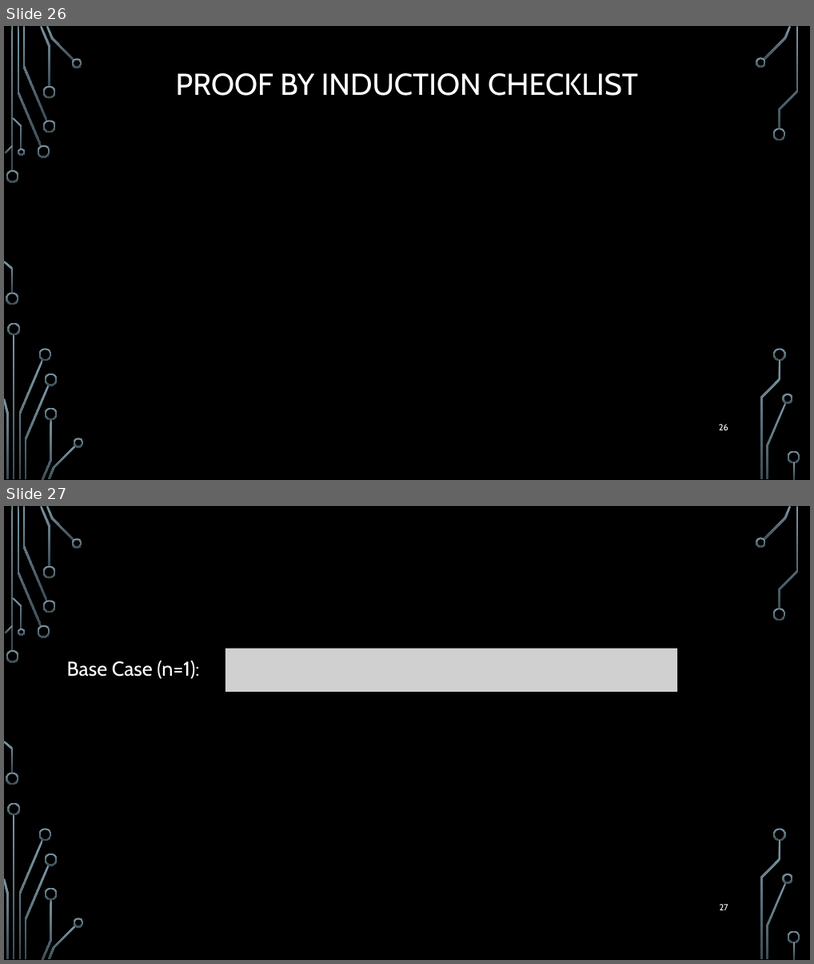
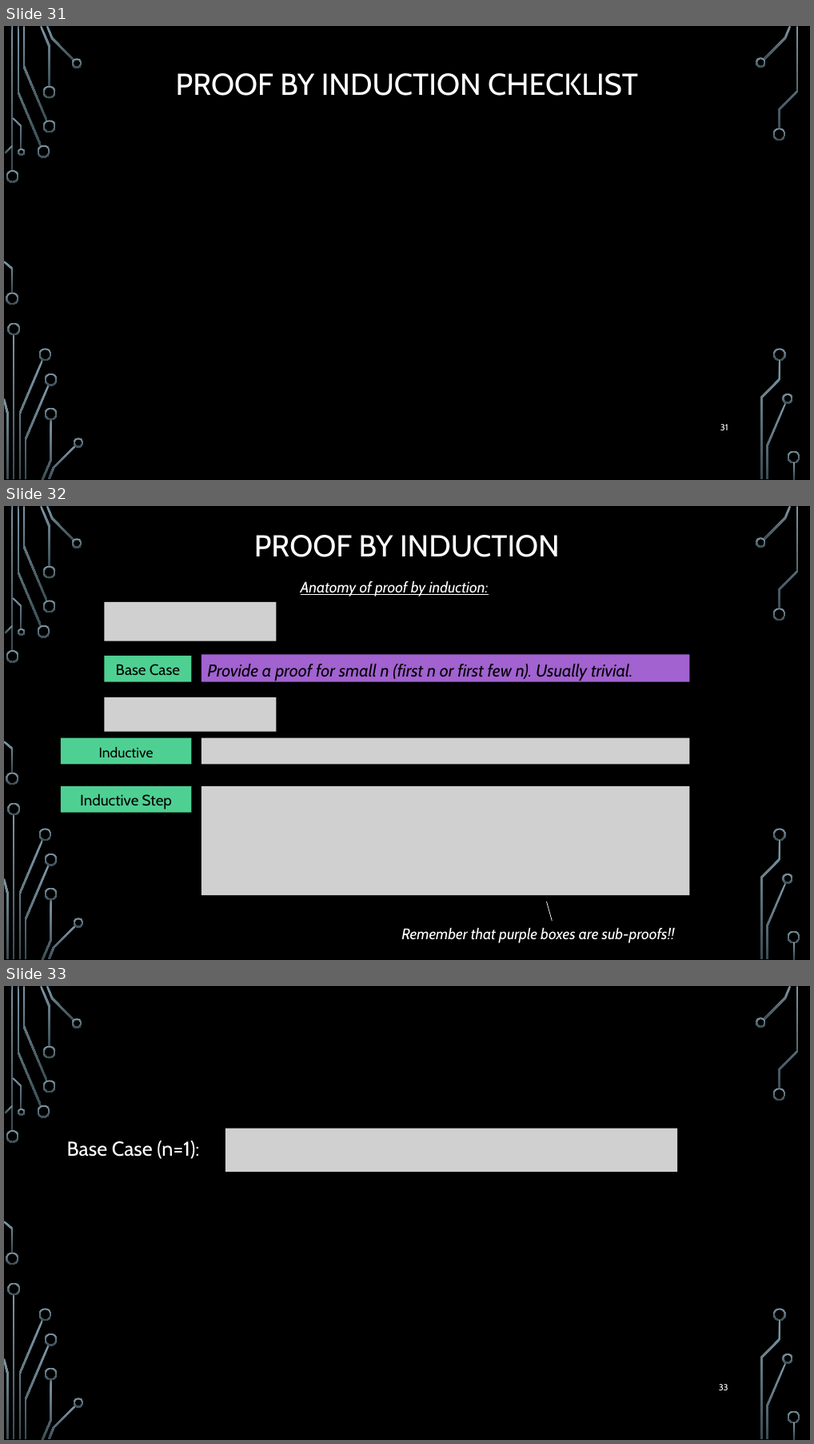
Before and after one commit to markfloryan/dmt2, a slide deck: slides/01-ReviewOfProofs.pptx. Shown one above the other, each under a label of ours: slides 26 and 27 before the commit, slides 31, 32 and 33 after it. The pictures are 814x964 and 814x1444 pixels, drawn with LibreOffice and Linux fonts; fonts in the diff are those of the drawing; grey boxes stand for pictures; background and template pictures are left out. Boxes give left, top, right and bottom in pixels: in the first picture for what was removed or moved away, otherwise in the second. Text is boxed around its words. In the diff, an @@ line names an element or a change of style, - is before the commit and + after.

Commit message:
slide updates for proofs

```diff
--- a/slides/01-ReviewOfProofs.pptx
+++ b/slides/01-ReviewOfProofs.pptx
@@ slide 32 added at bbox=[4, 506, 810, 960], background picture (left out); not listed: 36 template elements that a slide beside it also shows @@
@@ title added at bbox=[254, 535, 560, 557], 36 pt, text #FFFFFF @@
+PROOF BY INDUCTION
@@ text added at bbox=[301, 580, 489, 596], 18 pt, text #FFFFFF, italic, underline @@
+Anatomy of proof by induction:
@@ picture added at bbox=[105, 602, 276, 641] @@
@@ rectangle added at bbox=[105, 656, 191, 681], fill #4FD093, 18 pt, text #000000 @@
+Base Case
@@ rectangle added at bbox=[202, 654, 690, 681], fill #A262D0, 20.4 pt, text #000000, italic @@
+Provide a proof for small n (first n or first few n). Usually trivial.
@@ picture added at bbox=[105, 697, 276, 731] @@
@@ rectangle added at bbox=[61, 738, 191, 764], fill #4FD093, 16.6 pt, text #000000 @@
+Inductive Hypothesis
@@ picture added at bbox=[202, 738, 690, 764] @@
@@ rectangle added at bbox=[61, 786, 191, 812], fill #4FD093, 18 pt, text #000000 @@
+Inductive Step
@@ picture added at bbox=[202, 786, 690, 895] @@
@@ line added from (546, 901) to (553, 920), #F2F2F2 0.75 pt @@
@@ text added at bbox=[402, 927, 675, 943], 18 pt, text #FFFFFF, italic @@
+Remember that purple boxes are sub-proofs!!
@@ what was slide 26 is now slide 31 @@
@@ page number at bbox=[721, 424, 729, 430]: text changed @@
-26
+31
@@ what was slide 27 is now slide 33 @@
@@ page number at bbox=[719, 1384, 729, 1390]: text changed @@
-27
+33
```
Also in this commit, not shown: 2 slides changed, 6 other slides added.
